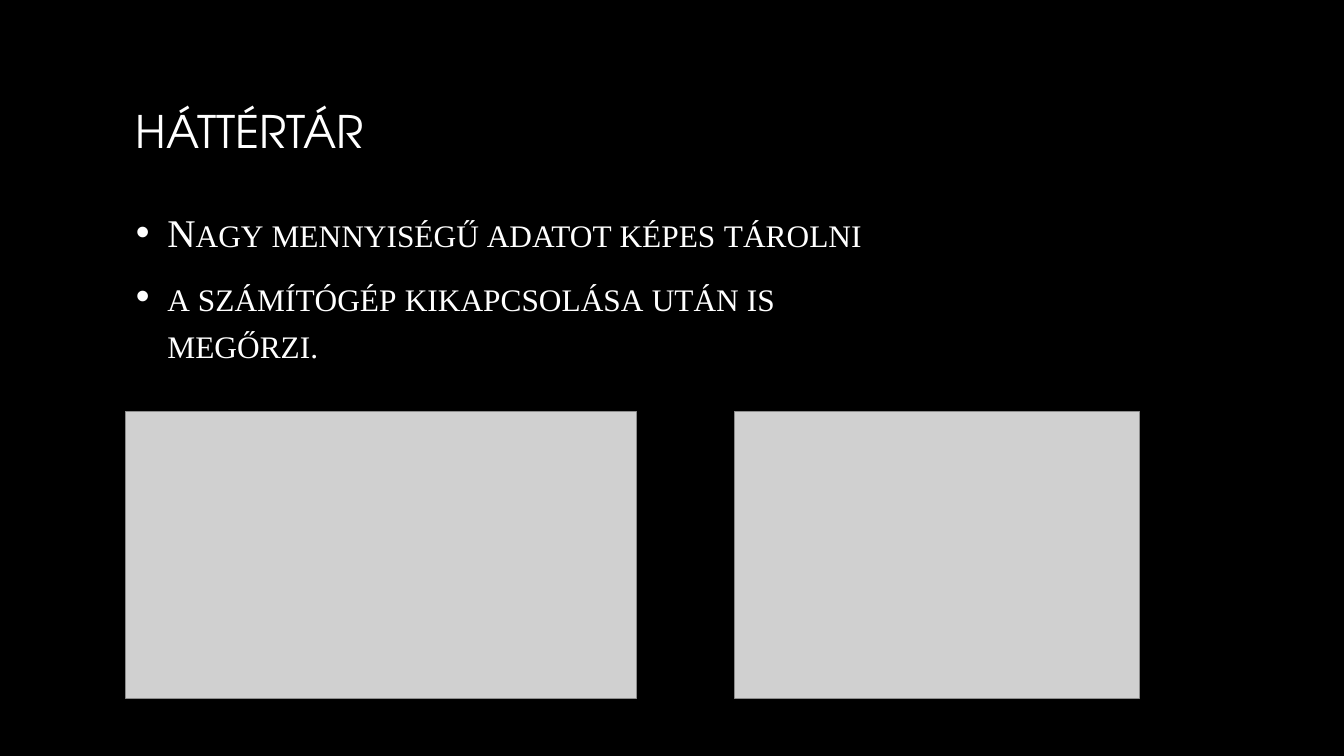
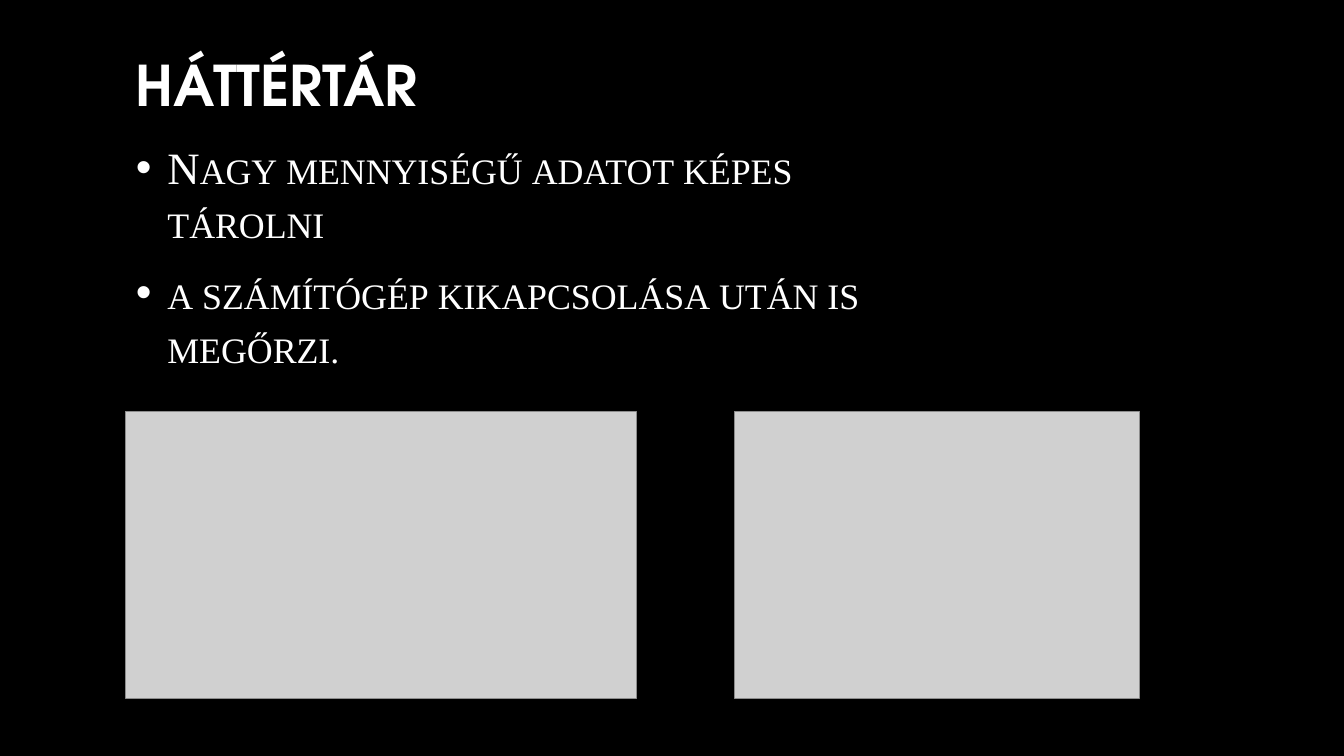
Before and after one commit to kkrisztiann/ikt_ppt1, a slide deck: slide 4 of Perifériák_KK.pptx. Drawn at 1344x756 pixels with LibreOffice and Linux fonts; fonts in the diff are those of the drawing; grey boxes stand for pictures; background and template pictures are left out. Boxes give left, top, right and bottom in pixels: in the first picture for what was removed or moved away, otherwise in the second. Text is boxed around its words. In the diff, an @@ line names an element or a change of style, - is before the commit and + after.

```diff
--- a/Perifériák_KK.pptx
+++ b/Perifériák_KK.pptx
@@ title "HÁTTÉRTÁR": place and size @@
-title "HÁTTÉRTÁR" at (136, 105, 364, 148)
+title "HÁTTÉRTÁR" at (136, 50, 417, 106)
@@ title "HÁTTÉRTÁR" at (136, 50, 417, 106): size 32 to 40 pt, bold on @@
@@ text "Nagy mennyiségű adatot képes tárolni": place and size @@
-text "Nagy mennyiségű adatot képes tárolni" at (167, 223, 862, 359)
+text "Nagy mennyiségű adatot képes tárolni" at (167, 156, 859, 364)
@@ text "Nagy mennyiségű adatot képes tárolni" at (167, 156, 859, 364): size 28 to 32 pt @@
```
Also in this commit, not shown: 9 other slides changed, 1 slide added.
